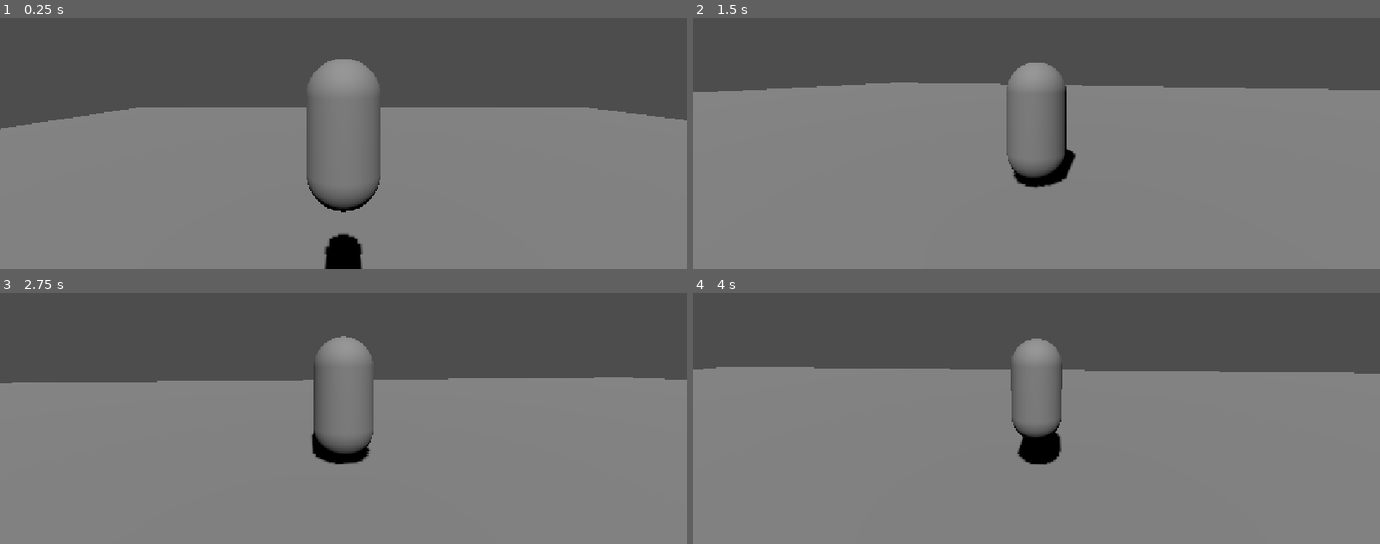
Above: before the commit, frames 1-4 (two rows, left to right).
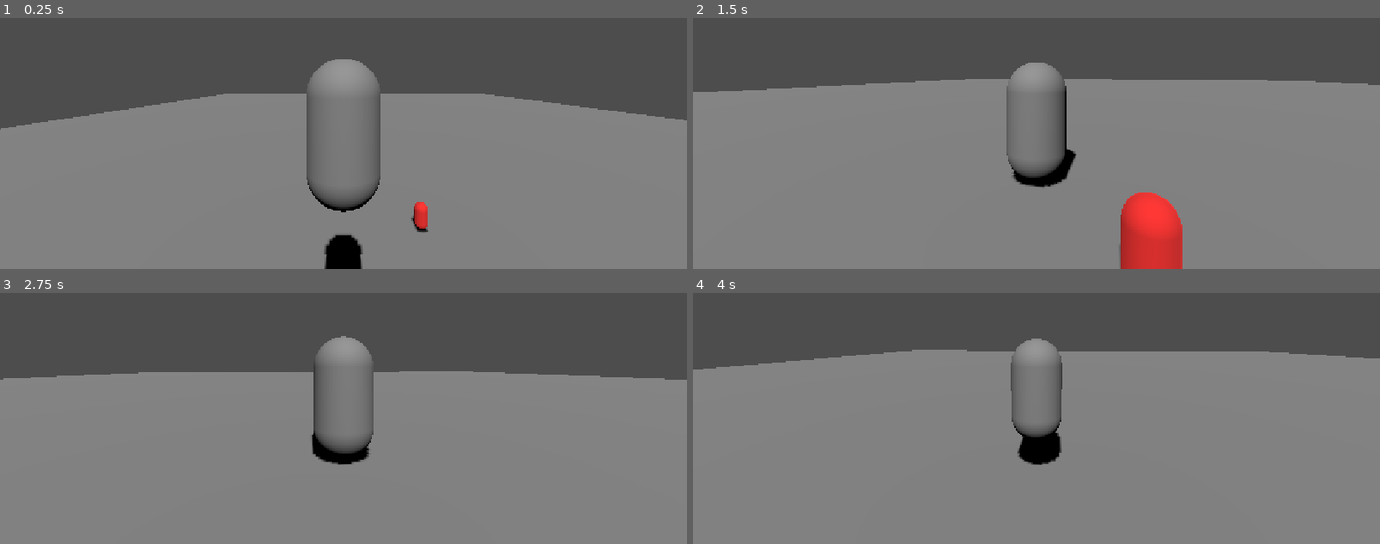
Above: after the commit, the same moments.

Repository: DropletU/CGAP
Game: Godot game, scene res://Scenes/main.tscn
The game is run twice, just before and just after one commit, with the same random seed, the same clock (stepped at 60 frames per second) and the same inputs.
Inputs (mouse positions are in pixels of both pictures, inside the frame that each line leads up to):
- Up to frame 1 (0.25 s): no input
- Up to frame 2 (1.5 s): move the mouse to (1070, 73) at 0.52 s; hold ` (test_key) 0.53-1.28 s; hold W (forward) from 0.53 s (still down); tap Space (jump) at 0.77 s; move the mouse to (1002, 78) at 1.27 s; tap Shift (sprint) at 1.35 s
- Up to frame 3 (2.75 s): keep holding W (forward); tap Space (jump) at 1.52 s; tap ` (test_key) at 1.55 s; move the mouse to (357, 343) at 2.02 s; hold ` (test_key) from 2.03 s (still down)
- Up to frame 4 (4 s): move the mouse to (1029, 355) at 2.77 s; release ` (test_key) at 2.78 s; tap Tab (toggle_mouse_capture) at 2.85 s; tap Space (jump) at 3.02, 3.77 s; tap ` (test_key) at 3.05, 3.8 s; move the mouse to (1242, 408) at 3.52 s; release W (forward) at 3.53 s; hold A (left) from 3.53 s (still down); hold Mouse wheel down (wheel_down) from 3.53 s (still down)

The runs differ from the first frame. In frame 1, 2.5% of the frame differs, in the area x 21-85%, y 30-92%; in frame 2, 4.0%; in frame 3, 2.2%; in frame 4, 5.6%, in the area x 5-100%, y 22-69%.

Commit message:
Placeholder: Add a placeholder enemy to the main scene

Diff:
--- a/Scenes/main.tscn
+++ b/Scenes/main.tscn
@@ -1,6 +1,7 @@
 [gd_scene format=3 uid="uid://bmrtdgegh8qc6"]
 
 [ext_resource type="PackedScene" uid="uid://bprl617wmocqg" path="res://Scenes/player.tscn" id="1_jjgbg"]
+[ext_resource type="PackedScene" uid="uid://c54jupd2wmg4p" path="res://Scenes/placeholders/placeholder_enemy.tscn" id="2_bo1nx"]
 
 [sub_resource type="BoxShape3D" id="BoxShape3D_bhunq"]
 size = Vector3(100, 0, 100)
@@ -30,9 +31,12 @@
 mesh = SubResource("PlaneMesh_qr0ht")
 
 [node name="Player" parent="." unique_id=691066388 instance=ExtResource("1_jjgbg")]
-transform = Transform3D(1, 0, 0, 0, 1, 0, 0, 0, 1, -4.2297573, 5.6675563, 1.9769254)
+transform = Transform3D(1, 0, 0, 0, 1, 0, 0, 0, 1, -4.2297573, 5.6675563, 45.42074)
 floor_snap_length = 0.21
 
 [node name="DirectionalLight3D" type="DirectionalLight3D" parent="." unique_id=1053325858]
 transform = Transform3D(1, 0, 0, 0, 0.65513694, 0.75551015, 0, -0.75551015, 0.65513694, 0, 0, 0)
 shadow_enabled = true
+
+[node name="CharacterBody3D" parent="." unique_id=779769168 instance=ExtResource("2_bo1nx")]
+transform = Transform3D(1, 0, 0, 0, 1, 0, 0, 0, 1, -0.6249237, 0.5964966, 38.47927)
--- /dev/null
+++ b/Scenes/placeholders/placeholder_enemy.tscn
@@ -0,0 +1,29 @@
+[gd_scene format=3 uid="uid://c54jupd2wmg4p"]
+
+[ext_resource type="Script" uid="uid://rmdxjsfutnab" path="res://Scripts/placeholders/placeholder_enemy.gd" id="1_qtfl5"]
+[ext_resource type="Script" uid="uid://dwa6551d8sscl" path="res://Scripts/Components/health_component.gd" id="2_ibofa"]
+
+[sub_resource type="StandardMaterial3D" id="StandardMaterial3D_7numd"]
+albedo_color = Color(1, 0.19215687, 0.18039216, 1)
+
+[sub_resource type="CapsuleMesh" id="CapsuleMesh_g4v7s"]
+material = SubResource("StandardMaterial3D_7numd")
+radius = 0.3076172
+height = 1.1929932
+
+[sub_resource type="CapsuleShape3D" id="CapsuleShape3D_yf5fn"]
+radius = 0.3071289
+height = 1.1920166
+
+[node name="CharacterBody3D" type="CharacterBody3D" unique_id=779769168]
+script = ExtResource("1_qtfl5")
+
+[node name="MeshInstance3D" type="MeshInstance3D" parent="." unique_id=1921067697]
+mesh = SubResource("CapsuleMesh_g4v7s")
+
+[node name="CollisionShape3D" type="CollisionShape3D" parent="." unique_id=1681276956]
+shape = SubResource("CapsuleShape3D_yf5fn")
+
+[node name="HealthComponent" type="Node" parent="." unique_id=807731076]
+script = ExtResource("2_ibofa")
+metadata/_custom_type_script = "uid://dwa6551d8sscl"
--- /dev/null
+++ b/Scripts/placeholders/placeholder_enemy.gd
@@ -0,0 +1,25 @@
+extends CharacterBody3D
+
+@onready var material = get_node("MeshInstance3D").mesh.material
+@onready var collider = $CollisionShape3D
+@onready var original_color = "#ff312e"
+
+@export_range(1, 1000) var hp: int = 100
+
+
+func _unhandled_input(event: InputEvent) -> void:
+	if event.is_action_pressed("test_key"):
+		injured(10)
+
+
+func injured(damage: int):
+	hp-=damage
+	if hp == 0:
+		material.albedo_color = Color(1.0, 0.323, 0.272, 1.0)
+		return
+
+	material.albedo_color = Color("#ffadad")
+
+	if material.albedo_color != Color(original_color):
+		await get_tree().create_timer(0.15).timeout
+		material.albedo_color = Color(original_color)
Not shown, added: Scripts/placeholders/placeholder_enemy.gd.uid
